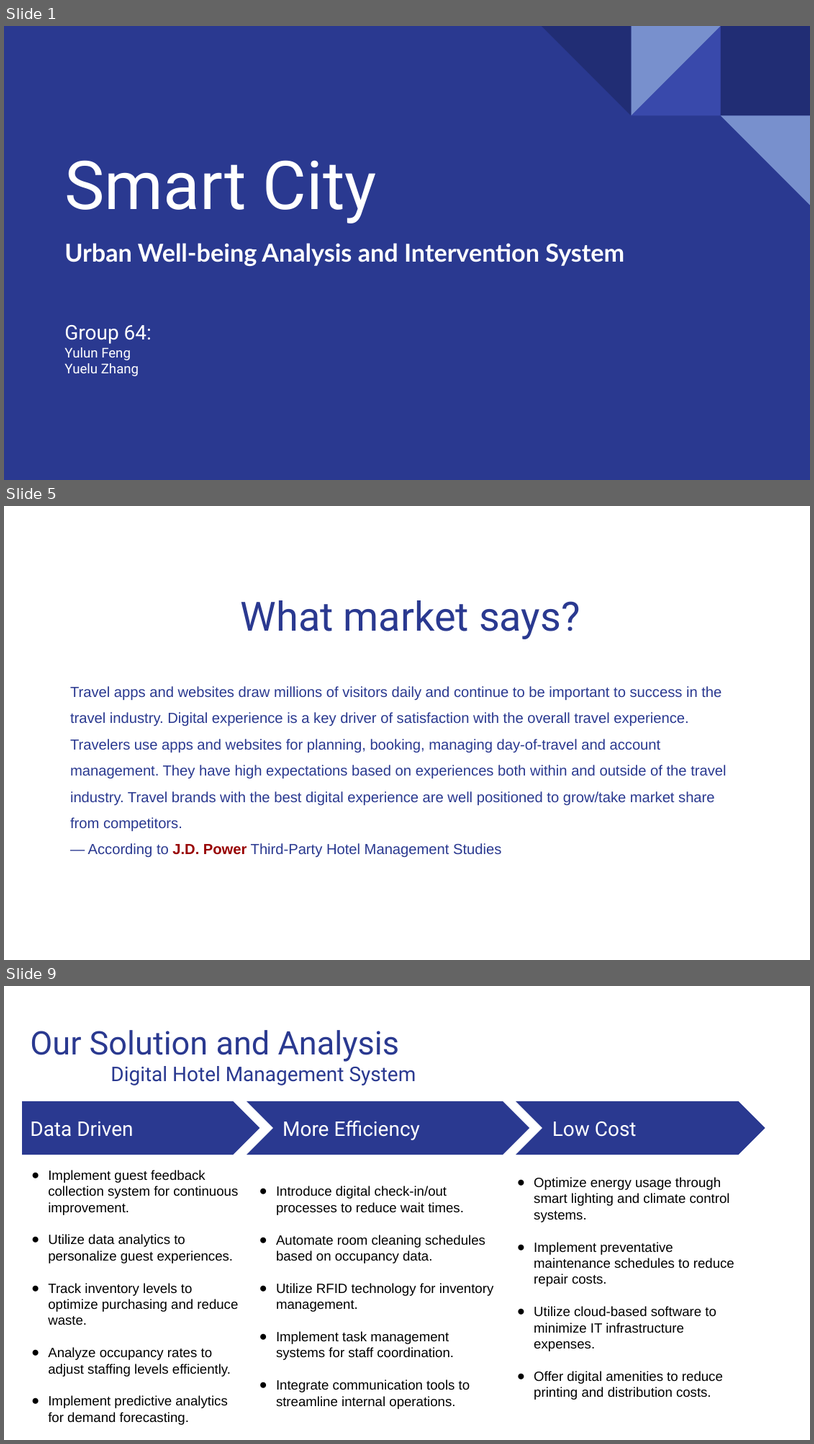
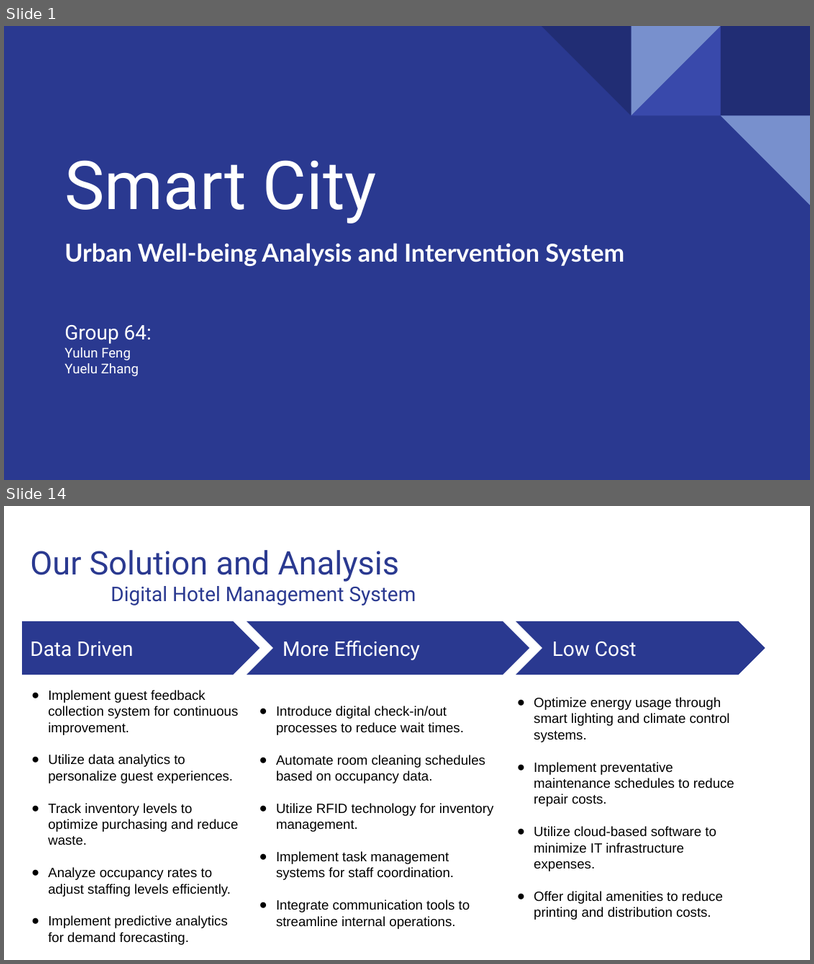
Before and after one commit to yfeng445/NEU, a slide deck: 1/INFO 5100/Asmts/Group Assignment 1/Deliverables/Presentation.pptx. Shown one above the other, each under a label of ours: slides 1, 5 and 9 before the commit, slides 1 and 14 after it; the slides between them are not shown. The pictures are 814x1444 and 814x964 pixels, drawn with LibreOffice and Linux fonts; fonts in the diff are those of the drawing; background and template pictures are left out. Boxes give left, top, right and bottom in pixels: in the first picture for what was removed or moved away, otherwise in the second. Text is boxed around its words. In the diff, an @@ line names an element or a change of style, - is before the commit and + after.

```diff
--- a/1/INFO 5100/Asmts/Group Assignment 1/Deliverables/Presentation.pptx
+++ b/1/INFO 5100/Asmts/Group Assignment 1/Deliverables/Presentation.pptx
@@ slide 5 removed at [4, 506, 810, 960], background #FFFFFF @@
@@ title removed at [241, 600, 581, 639] @@
-What market says?
@@ text removed at [70, 686, 726, 857] @@
-Travel apps and websites draw millions of visitors daily and continue to be important to success in the travel industry. Digital experience is a key driver of satisfaction with the overall travel experience. Travelers use apps and websites for planning, booking, managing day-of-travel and account management. They have high expectations based on experiences both within and outside of the travel industry. Travel brands with the best digital experience are well positioned to grow/take market share from competitors.
-— According to J.D. Power Third-Party Hotel Management Studies
@@ what was slide 9 is now slide 14 @@
```
Also in this commit, not shown: 3 slides changed, 8 slides added, 3 other slides removed, 1 other file.
